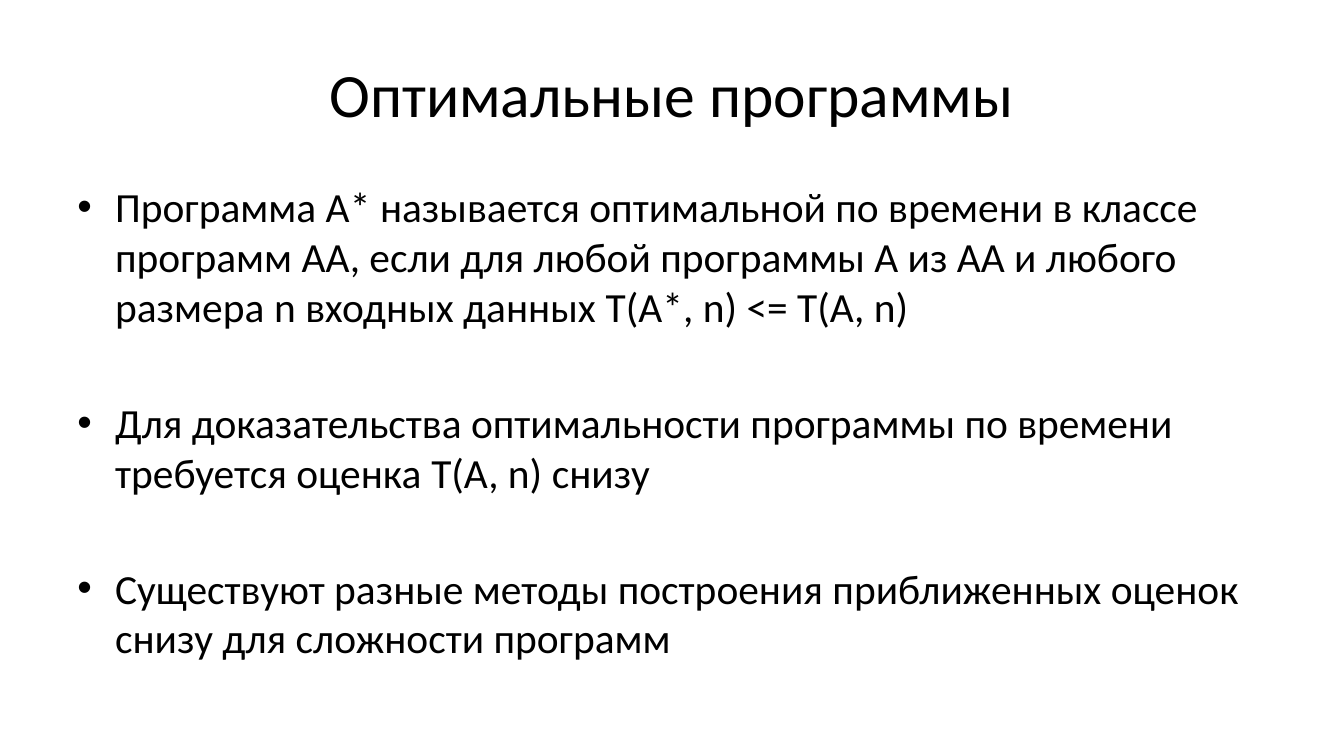
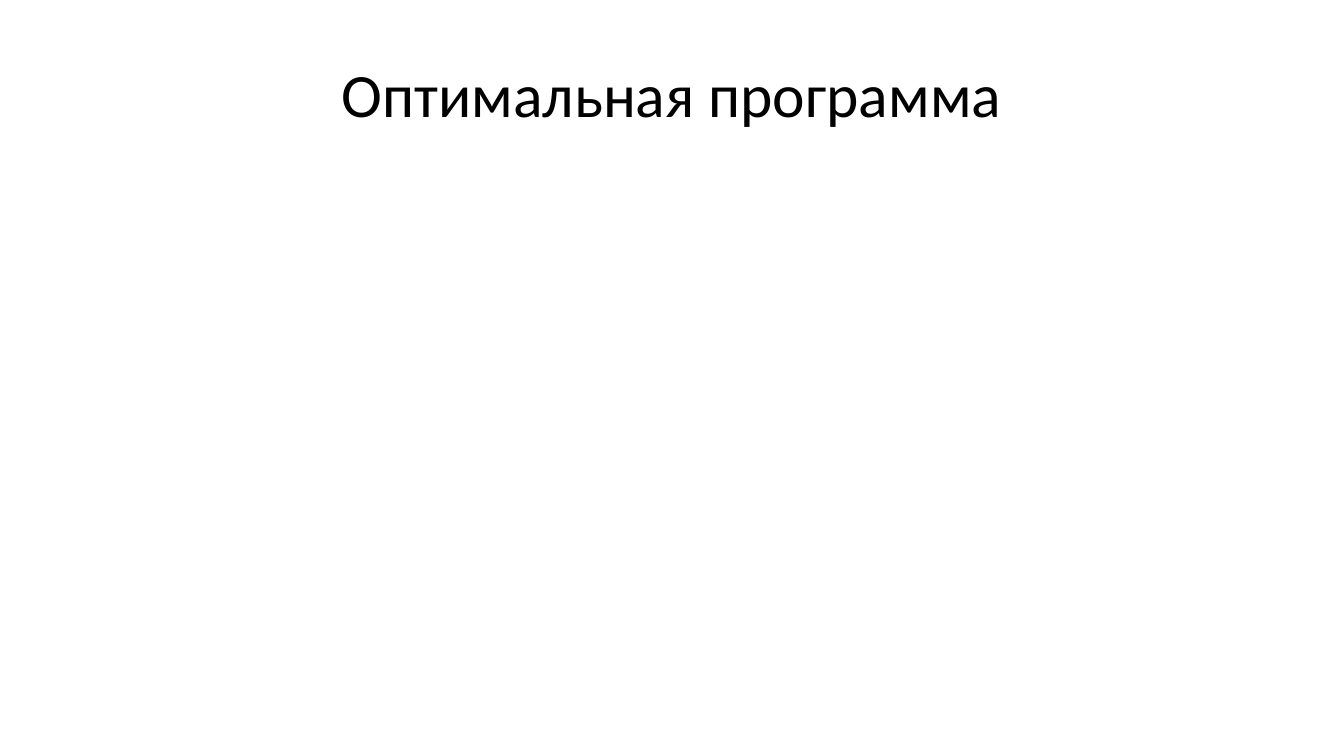
Before and after one commit to Evgueni-Petrov-aka-espetrov/Algorithms-and-Programming-in-C-pptx, a slide deck: slide 98 of 22 Оценка сложности вычислительных алгоритмов.pptx (slide 17 before the commit). Drawn at 1344x756 pixels with LibreOffice and Linux fonts; fonts in the diff are those of the drawing. Boxes give left, top, right and bottom in pixels: in the first picture for what was removed or moved away, otherwise in the second. Text is boxed around its words. In the diff, an @@ line names an element or a change of style, - is before the commit and + after.

Commit message:
исправил дерево трасс; добавил пример вычисления сложности для языка Си; разбил на слои

```diff
--- a/22 Оценка сложности вычислительных алгоритмов.pptx
+++ b/22 Оценка сложности вычислительных алгоритмов.pptx
@@ title at [342,77,1002,127]: text changed @@
-Оптимальные программы
+Оптимальная программа
@@ text removed at [115,192,1239,660] @@
-• Программа А* называется оптимальной по времени в классе программ АА, если для любой программы А из АА и любого размера n входных данных T(A*, n) <= T(A, n)
-• Для доказательства оптимальности программы по времени требуется оценка T(A, n) снизу
-• Существуют разные методы построения приближенных оценок снизу для сложности программ
```
Also in this commit, not shown: 23 other slides changed, 112 slides added.
